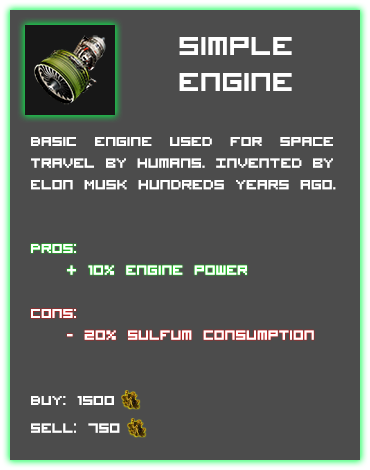
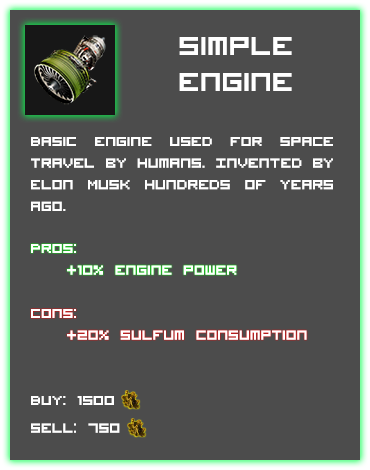
Before/after of a 370x470 layered artwork. What changed in the layer stack:
renamed "Cons: - 20% sulfum consumption" to "Cons: +20% sulfum consumption", painted on it over [69, 329, 314, 340]
renamed "Pros: + 10% engine power" to "Pros: +10% engine power", painted on it over [76, 264, 247, 275]
painted on "Basic engine used for space travel by humans. Invented by Elon" over [31, 180, 336, 211]
